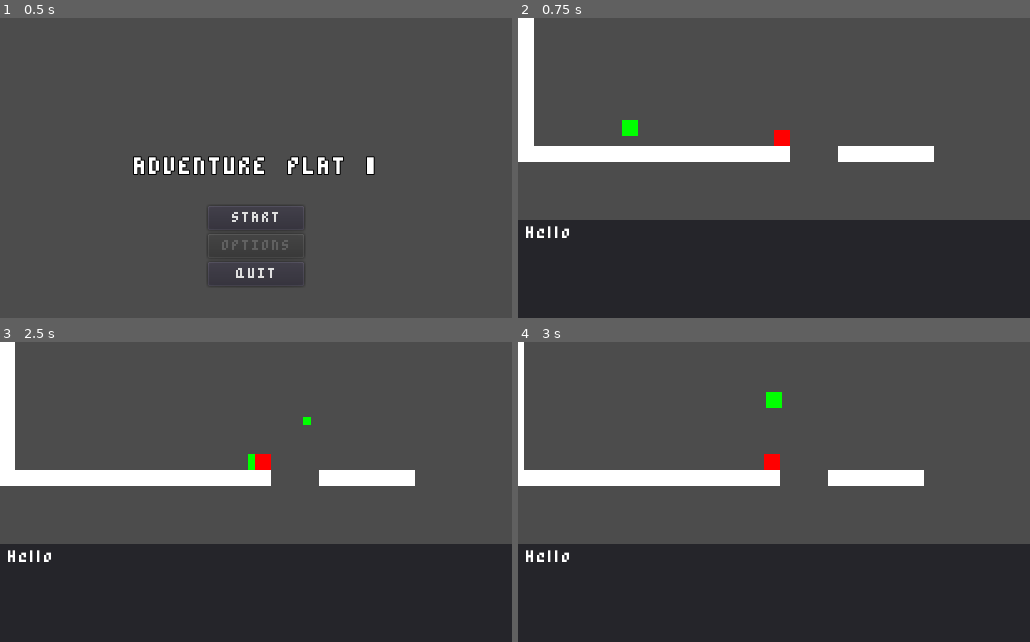
Above: before the commit, frames 1-4 (two rows, left to right).
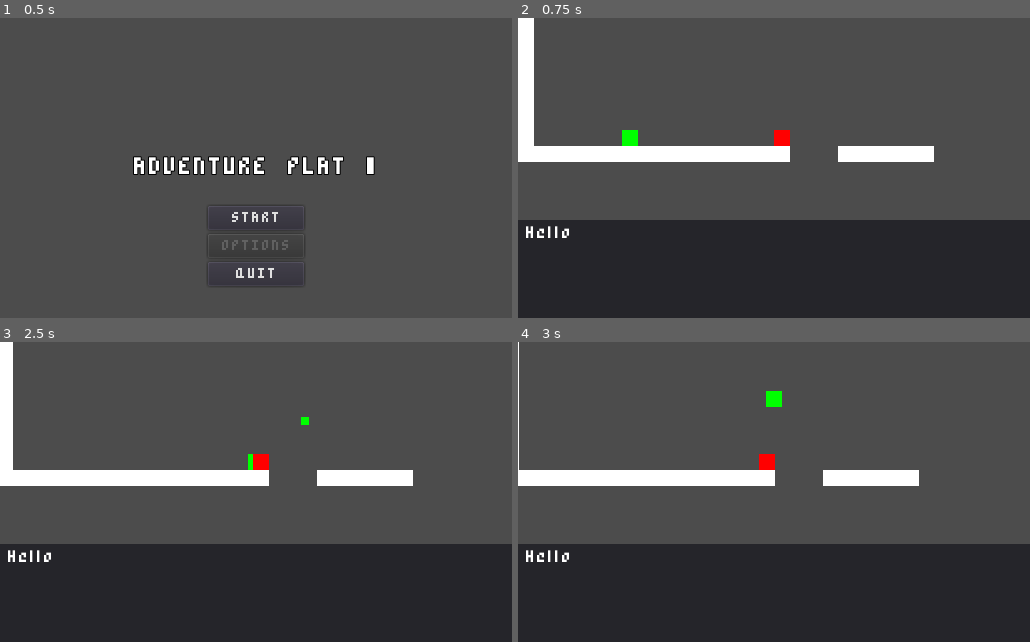
Above: after the commit, the same moments.

Repository: rodriguezric/Adventure-Plat-1
Game: Godot game, scene res://scenes/Main.tscn
Two runs of this game, one before a commit and one after it. Both use one fixed random seed, a clock stepped at 60 frames per second and the inputs below.
Inputs:
- Up to frame 1 (0.5 s): no input
- Up to frame 2 (0.75 s): click "START" at 0.5 s
- Up to frame 3 (2.5 s): tap Enter (ui_accept) at 1.25 s; hold W (jump) 1.28-2.03 s; hold D (move_right) from 1.28 s (still down); tap Shift (attack) at 2.1 s; tap W (jump) at 2.27, 2.3 s
- Up to frame 4 (3 s): tap W (jump) at 2.57 s; release D (move_right) at 2.78 s; hold A (move_left) from 2.78 s (still down); hold W (jump) from 2.78 s (still down)

Frame 1 is identical in both runs. In frame 2, 0.2% of the frame differs, in the area x 20-24%, y 34-43%; in frame 3, 0.3%; in frame 4, 0.7%, in the area x 0-80%, y 0-48%.

Commit message:
🐛-Fixed jumping error

Diff:
--- a/project.godot
+++ b/project.godot
@@ -40,6 +40,7 @@
 
 window/size/width=512
 window/size/height=300
+window/size/fullscreen=true
 window/stretch/mode="2d"
 window/stretch/aspect="keep"
 
--- a/scripts/Player.gd
+++ b/scripts/Player.gd
@@ -63,7 +63,7 @@
 
 
 func _handle_floor_touch() -> void:
-	move.y = 0
+	move.y = 100
 
 
 func _handle_friction() -> void:
--- a/scripts/states/Idle.gd
+++ b/scripts/states/Idle.gd
@@ -7,6 +7,7 @@
 
 func update(host: Player, delta) -> void:
 	host._handle_friction()
+	host._handle_floor_touch()
 
 	if Input.is_action_pressed("move_left"):
 		emit_signal("change_state", "walk")
@@ -14,7 +15,7 @@
 	if Input.is_action_pressed("move_right"):
 		emit_signal("change_state", "walk")
 
-	if Input.is_action_pressed("jump"):
+	if Input.is_action_just_pressed("jump"):
 		emit_signal("change_state", "jump")
 
 	if not host.is_on_floor():
--- a/scripts/states/Walk.gd
+++ b/scripts/states/Walk.gd
@@ -4,11 +4,13 @@
 func update(host: Player, delta):
 	host._handle_movement()
 	host._handle_friction()
+	host._handle_floor_touch()
 
-	if Input.is_action_pressed("jump"):
+	if Input.is_action_just_pressed("jump"):
 		emit_signal("change_state", "jump")
 
 	if not host.is_on_floor():
+		print("FALL!")
 		emit_signal("change_state", "fall")
 
 	if host.move.x == 0:
